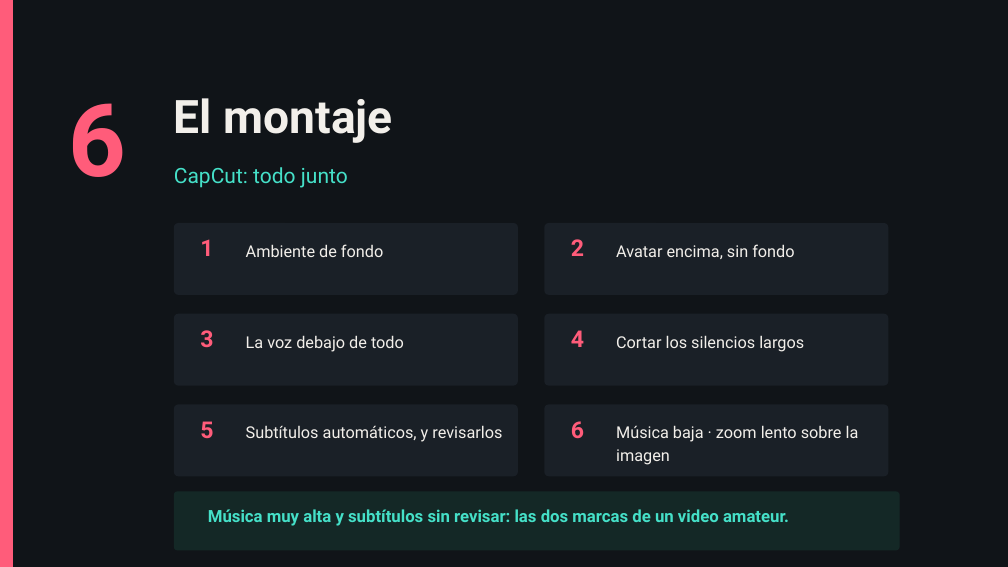
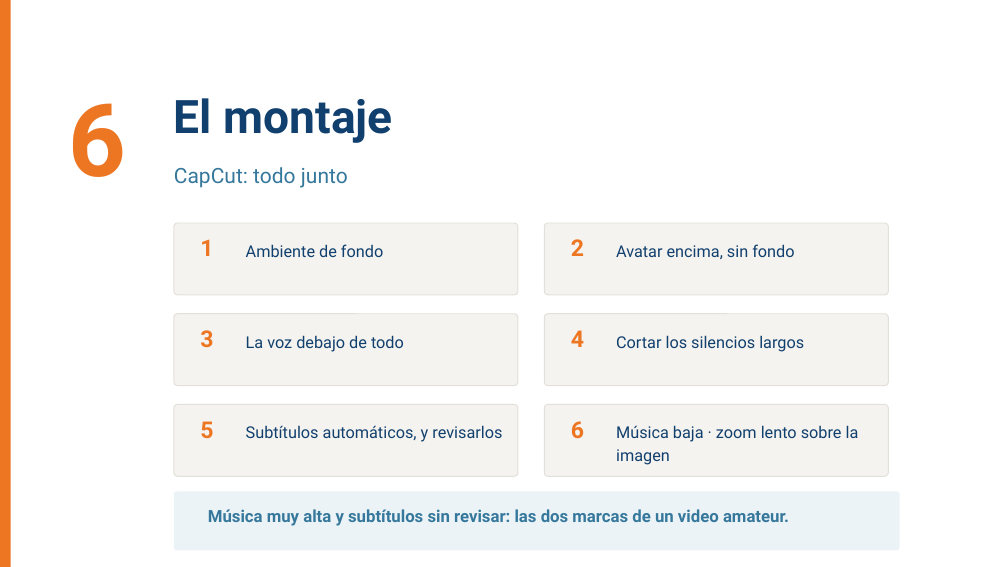
Before and after one commit to BioAITeamLearning/IntroInfo_2026_02_Ucaldas, a slide deck: slide 12 of _static/sesion06/S06_audio_imagen_video.pptx. Drawn at 1008x567 pixels with LibreOffice and Linux fonts; fonts in the diff are those of the drawing. Boxes give left, top, right and bottom in pixels: in the first picture for what was removed or moved away, otherwise in the second. Text is boxed around its words. In the diff, an @@ line names an element or a change of style, - is before the commit and + after.

```diff
--- a/_static/sesion06/S06_audio_imagen_video.pptx
+++ b/_static/sesion06/S06_audio_imagen_video.pptx
@@ background #101418 to #FFFFFF @@
@@ rectangle at bbox=[0, 0, 11, 567]: fill #FF5C7A to #ED7623 @@
@@ text "CapCut: todo junto" at bbox=[174, 167, 348, 188]: text colour #45E0C8 to #35789C @@
@@ fill #1A2027 to #F5F3EF; outline none to #E3E0DA 0.9 pt; proportions changed in 6 elements at bbox=[174, 223, 518, 295], bbox=[544, 223, 889, 295], bbox=[174, 314, 518, 386], bbox=[544, 314, 889, 386], bbox=[174, 405, 518, 476], bbox=[544, 405, 889, 476] @@
@@ text colour #FF5C7A to #ED7623 in 7 elements at bbox=[68, 103, 126, 177], bbox=[200, 239, 213, 256], bbox=[571, 239, 584, 256], bbox=[200, 330, 213, 347], bbox=[571, 330, 584, 347], bbox=[200, 421, 213, 438], bbox=[571, 421, 584, 438] @@
@@ text colour #F2EFEA to #11406E in 7 elements at bbox=[174, 98, 393, 143], bbox=[246, 244, 383, 257], bbox=[616, 244, 794, 259], bbox=[246, 335, 404, 352], bbox=[616, 335, 804, 352], bbox=[246, 425, 502, 442], bbox=[616, 425, 859, 465] @@
@@ rounded rectangle at bbox=[174, 492, 900, 551]: fill #142826 to #ECF3F7; proportions changed @@
@@ text "Música muy alta y subtítulos ..." at bbox=[208, 509, 789, 526]: text colour #45E0C8 to #35789C @@
```
Also in this commit, not shown: 14 other slides changed, 5 other files.
